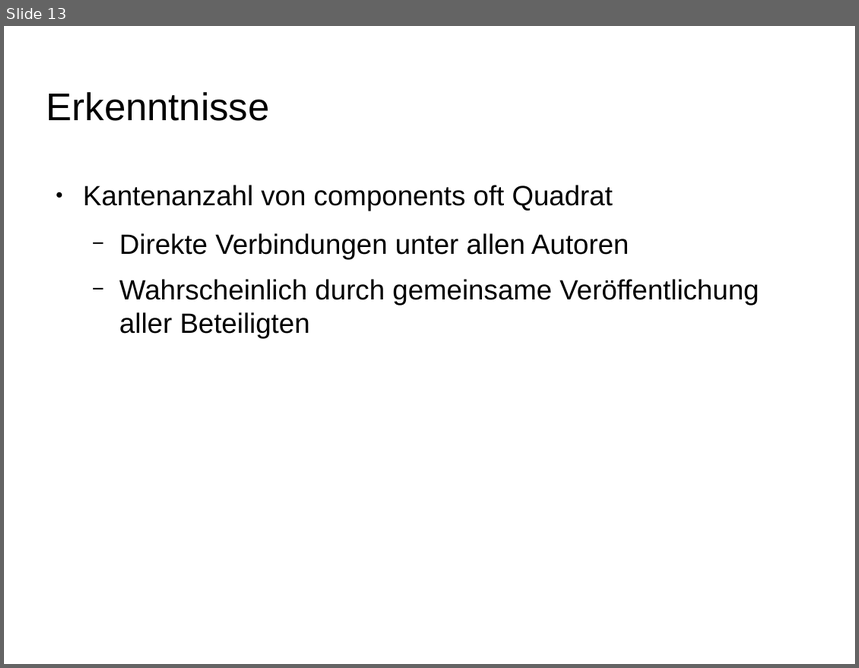
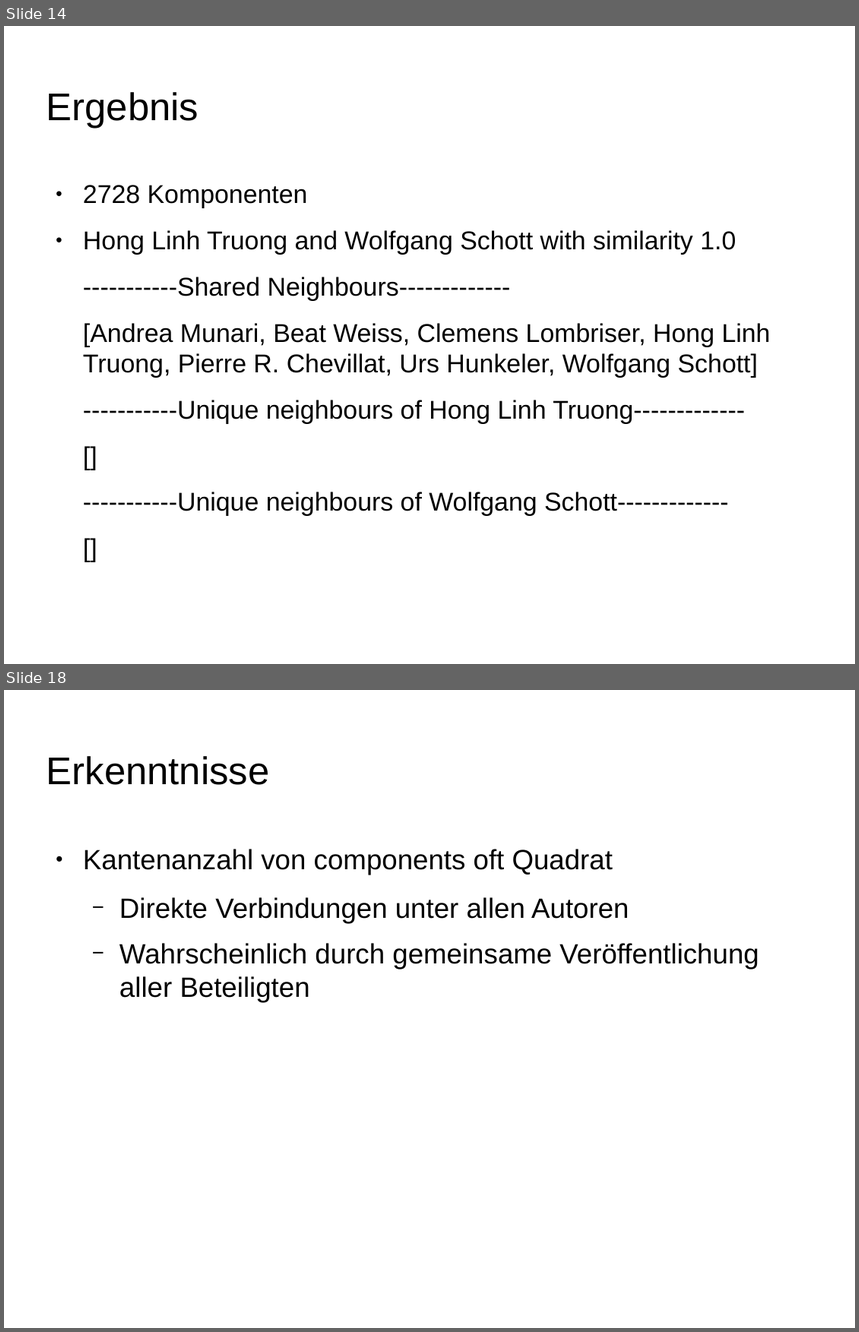
Before and after one commit to ScaDS/dblp-graphulo, a slide deck: doc/testat2.odp. Shown one above the other, each under a label of ours: slide 13 before the commit, slides 14 and 18 after it; the slides between them are not shown. The pictures are 859x668 and 859x1332 pixels, drawn with LibreOffice and Linux fonts; fonts in the diff are those of the drawing; background and template pictures are left out. Boxes give left, top, right and bottom in pixels: in the first picture for what was removed or moved away, otherwise in the second. Text is boxed around its words. In the diff, an @@ line names an element or a change of style, - is before the commit and + after.

```diff
--- a/doc/testat2.odp
+++ b/doc/testat2.odp
@@ slide 14 added at <box>4,26,855,664</box>, background picture (left out) @@
@@ title added at <box>47,92,199,128</box>, 36 pt, text #000000 @@
+Ergebnis
@@ text added at <box>83,185,771,516</box>, 24.1 pt, text #000000 @@
+● 2728 Komponenten
+● Hong Linh Truong and Wolfgang Schott with similarity 1.0
+-----------Shared Neighbours-------------
+[Andrea Munari, Beat Weiss, Clemens Lombriser, Hong Linh Truong, Pierre R. Chevillat, Urs Hunkeler, Wolfgang Schott]
+-----------Unique neighbours of Hong Linh Truong-------------
+[]
+-----------Unique neighbours of Wolfgang Schott-------------
+[]
@@ what was slide 13 is now slide 18 @@
```
Also in this commit, not shown: 5 slides changed, 6 other slides added, 1 slide removed, 6 other files.
